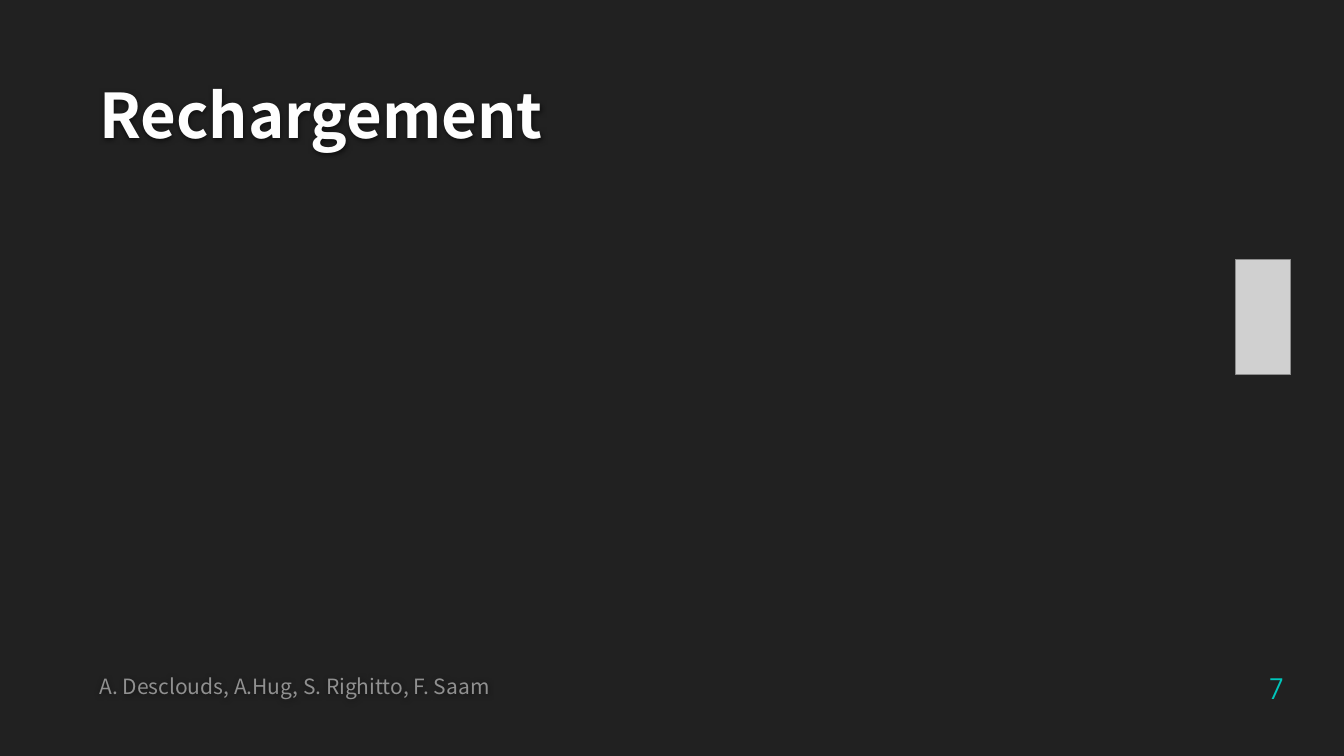
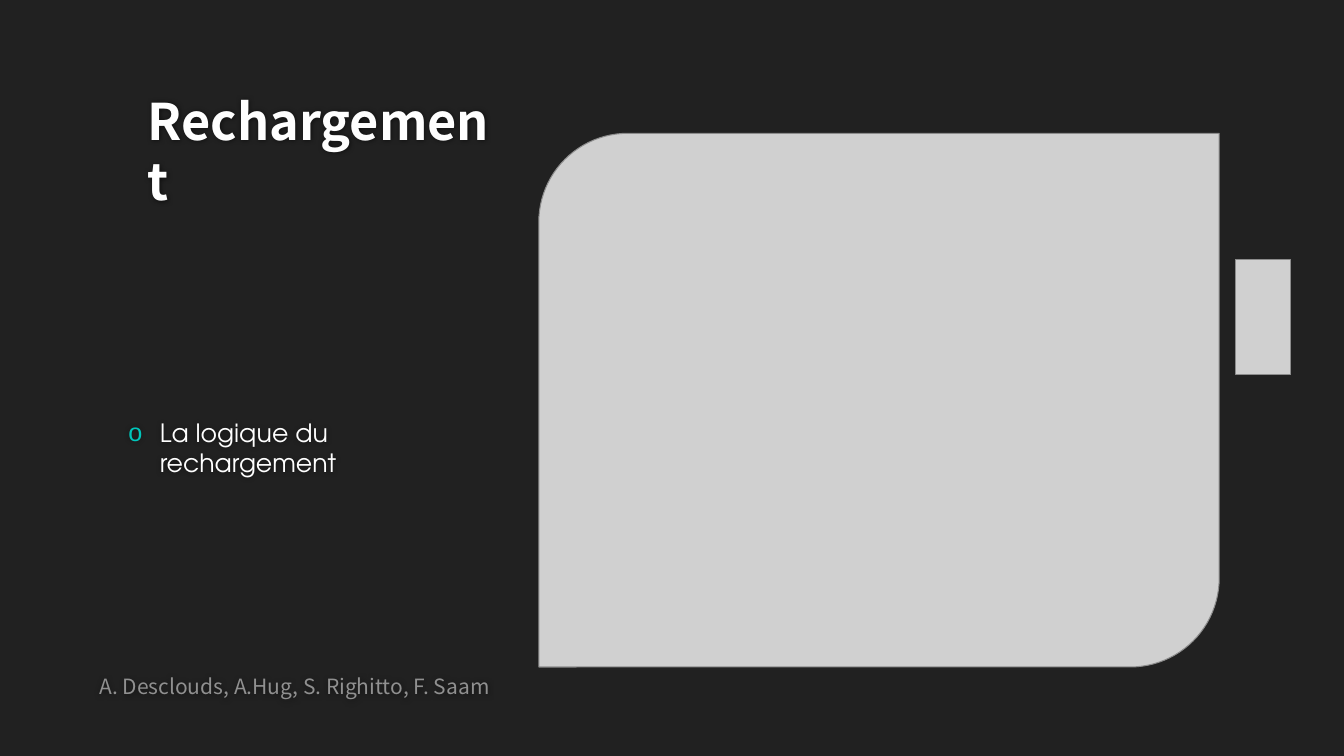
Before and after one commit to SimoneRighitto/SFT15_Elisa, a slide deck: slide 12 of Elisa-3_presentation.pptx (slide 7 before the commit). Drawn at 1344x756 pixels with LibreOffice and Linux fonts; fonts in the diff are those of the drawing; grey boxes stand for pictures; background and template pictures are left out. Boxes give left, top, right and bottom in pixels: in the first picture for what was removed or moved away, otherwise in the second. Text is boxed around its words. In the diff, an @@ line names an element or a change of style, - is before the commit and + after.

```diff
--- a/Elisa-3_presentation.pptx
+++ b/Elisa-3_presentation.pptx
@@ title "Rechargement": place and size @@
-title "Rechargement" at <box>99,89,543,153</box>
+title "Rechargement" at <box>160,446,336,478</box>
@@ title "Rechargement" at <box>160,446,336,478</box>: size 44 to 36 pt @@
@@ picture added at <box>539,133,1220,666</box> @@
@@ text added at <box>160,423,328,454</box>, 18 pt, text #FFFFFF @@
+o La logique du rechargement
@@ page number removed at <box>1269,678,1285,699</box> @@
-7
```
Also in this commit, not shown: 6 other slides changed, 9 slides added, 1 other file.
